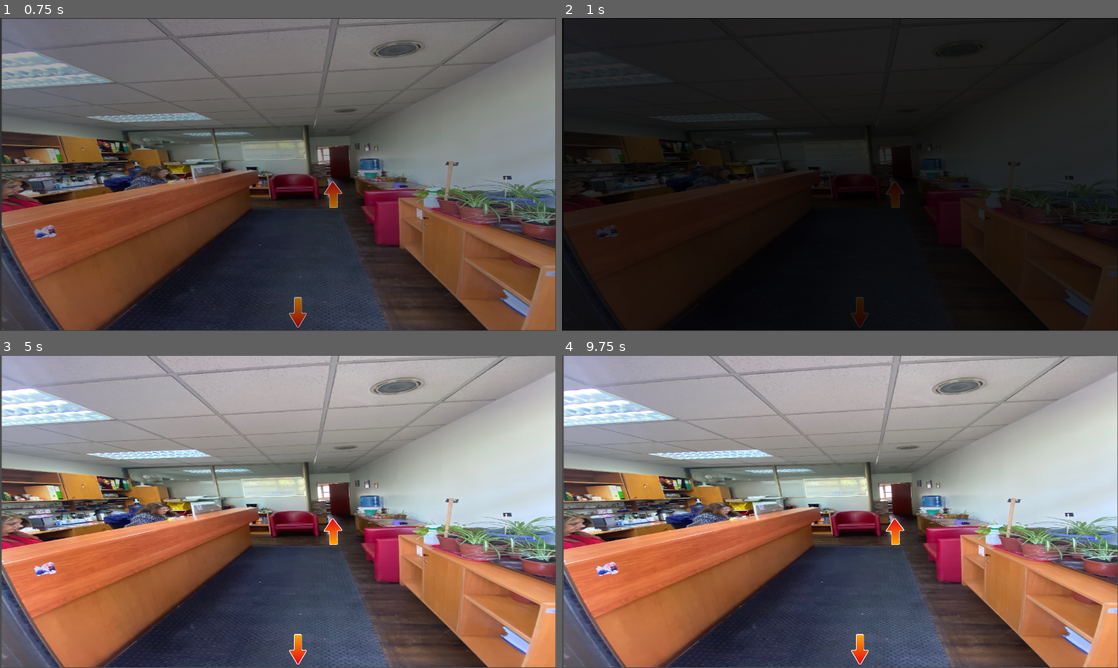
Above: before the commit, frames 1-4 (two rows, left to right).
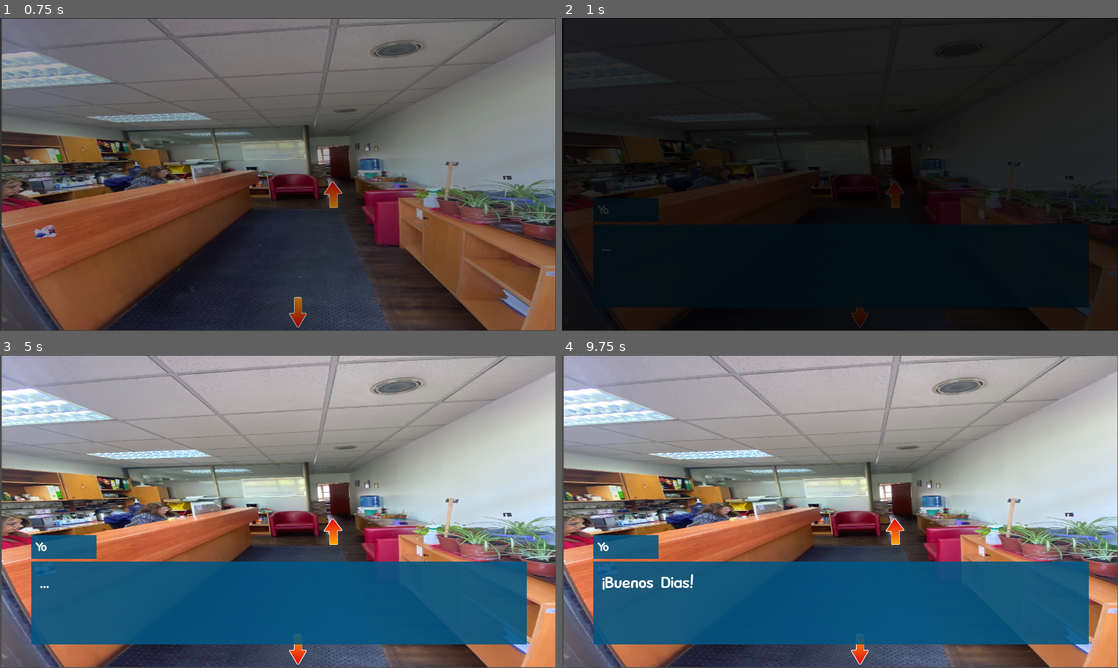
Above: after the commit, the same moments.

Repository: NetworkADN/GBA
Game: Godot game, scene res://Scenes/Escuela/Escuela(entrada).tscn
Two runs of this game, one before a commit and one after it. Both use one fixed random seed, a clock stepped at 60 frames per second and the inputs below. This scene is started directly instead of the project's main scene.
Inputs (mouse positions are in pixels of both pictures, inside the frame that each line leads up to):
- Up to frame 1 (0.75 s): click (300, 312) at 0.5 s
- Up to frame 2 (1 s): no input
- Up to frame 3 (5 s): click (333, 533) at 1.25 s; click (283, 646) at 2 s; click (283, 577) at 2.75 s; click (27, 608) at 3.5 s; click (300, 649) at 4.25 s
- Up to frame 4 (9.75 s): click (895, 533) at 5 s; click (862, 649) at 5.75 s; click (817, 646) at 6.5 s; click (817, 646) at 7.25 s; click (817, 646) at 8 s; click (895, 533) at 8.75 s; tap Enter (ui_accept) at 9.5 s; hold Enter (ui_accept) from 9.53 s (still down)

Frame 1 is identical in both runs. In frame 2, 8.9% of the frame differs, in the area x 5-95%, y 57-93%; in frame 3, 24%; in frame 4, 24%.

Commit message:
add global and escuela

Diff:
--- /dev/null
+++ b/GDTrabajo de titulo/Globals/DialogsFlags.gd
@@ -0,0 +1,12 @@
+extends Node
+
+var escuela = false
+
+# Called when the node enters the scene tree for the first time.
+func _ready():
+	pass # Replace with function body.
+
+
+# Called every frame. 'delta' is the elapsed time since the previous frame.
+func _process(delta):
+	pass
--- a/GDTrabajo de titulo/Scenes/Escuela/Escuela(entrada).tscn
+++ b/GDTrabajo de titulo/Scenes/Escuela/Escuela(entrada).tscn
@@ -1,9 +1,11 @@
-[gd_scene load_steps=9 format=3 uid="uid://b8bmnl0f28b28"]
+[gd_scene load_steps=12 format=3 uid="uid://b8bmnl0f28b28"]
 
 [ext_resource type="Script" path="res://Scripts/escuela(entrada).gd" id="1_g8svj"]
-[ext_resource type="Texture2D" uid="uid://d1ja8jikuh6v4" path="res://Background/Escuela Recepcion.jpg" id="2_sp48y"]
-[ext_resource type="Texture2D" uid="uid://c61jlcmn1kuft" path="res://Assets/arrow_down.png" id="3_atgm8"]
-[ext_resource type="Texture2D" uid="uid://due0ycww4ijgt" path="res://Assets/arrow_up.png" id="4_6m20r"]
+[ext_resource type="Texture2D" uid="uid://d1ja8jikuh6v4" path="res://background/Escuela Recepcion.jpg" id="2_sp48y"]
+[ext_resource type="Texture2D" uid="uid://c61jlcmn1kuft" path="res://assets/arrow_down.png" id="3_atgm8"]
+[ext_resource type="Texture2D" uid="uid://due0ycww4ijgt" path="res://assets/arrow_up.png" id="4_6m20r"]
+[ext_resource type="Script" path="res://Scripts/dialogo_escuela.gd" id="5_l8rb5"]
+[ext_resource type="FontFile" uid="uid://77tm5kpkgub6" path="res://Fonts/comickbook/ComickBook_Simple.ttf" id="6_w04o3"]
 
 [sub_resource type="Animation" id="Animation_i0amt"]
 length = 0.001
@@ -93,6 +95,8 @@
 "fade_out": SubResource("Animation_1tse1")
 }
 
+[sub_resource type="CanvasTexture" id="CanvasTexture_p4hla"]
+
 [node name="Node2D" type="Node2D"]
 script = ExtResource("1_g8svj")
 
@@ -140,6 +144,63 @@
 offset_bottom = 719.0
 color = Color(0, 0, 0, 1)
 
+[node name="caja_dialogo" type="Node2D" parent="."]
+position = Vector2(614, 376)
+
+[node name="Dialogo" type="Sprite2D" parent="caja_dialogo"]
+modulate = Color(0.0862745, 0.956863, 0.956863, 1)
+self_modulate = Color(0.0509804, 0.352941, 0.541176, 0.878431)
+position = Vector2(28.5, 194.5)
+scale = Vector2(1141, 191)
+texture = SubResource("CanvasTexture_p4hla")
+
+[node name="Caja_nombre" type="Node2D" parent="."]
+
+[node name="Nombre" type="Sprite2D" parent="Caja_nombre"]
+modulate = Color(0.0862745, 0.956863, 0.956863, 1)
+self_modulate = Color(0.0509804, 0.352941, 0.541176, 0.878431)
+position = Vector2(66.025, 389.29)
+scale = Vector2(150, 55.299)
+texture = SubResource("CanvasTexture_p4hla")
+offset = Vector2(0.54, 0.94)
+
+[node name="Dialogo_escuela" type="Control" parent="."]
+layout_mode = 3
+anchors_preset = 0
+offset_right = 40.0
+offset_bottom = 40.0
+script = ExtResource("5_l8rb5")
+
+[node name="escuela" type="Control" parent="Dialogo_escuela"]
+anchors_preset = 0
+offset_right = 40.0
+offset_bottom = 40.0
+
+[node name="Dialogo_escuela" type="RichTextLabel" parent="Dialogo_escuela/escuela"]
+layout_mode = 0
+offset_left = 92.0
+offset_top = 500.0
+offset_right = 1166.0
+offset_bottom = 646.0
+theme_override_fonts/normal_font = ExtResource("6_w04o3")
+theme_override_font_sizes/normal_font_size = 32
+bbcode_enabled = true
+
+[node name="nombres" type="Control" parent="Dialogo_escuela"]
+anchors_preset = 0
+offset_right = 40.0
+offset_bottom = 40.0
+
+[node name="caja_nombre" type="RichTextLabel" parent="Dialogo_escuela/nombres"]
+layout_mode = 0
+offset_left = 81.0
+offset_top = 423.0
+offset_right = 224.0
+offset_bottom = 462.0
+theme_override_fonts/normal_font = ExtResource("6_w04o3")
+theme_override_font_sizes/normal_font_size = 24
+bbcode_enabled = true
+
 [connection signal="pressed" from="Button" to="." method="_on_button_pressed"]
 [connection signal="pressed" from="Button2" to="." method="_on_button_2_pressed"]
 [connection signal="animation_finished" from="Transition" to="." method="_on_transition_animation_finished"]
--- /dev/null
+++ b/GDTrabajo de titulo/Scripts/dialogo_escuela.gd
@@ -0,0 +1,72 @@
+extends Control
+# Variables
+var player1 = "Yo"
+var supplayer1 = "Objetivo"
+var sec = "Secretaria"
+var think = "Idea"
+
+var dialog = []  # Lista de diálogos
+var current_line = 0  # Línea actual del diálogo
+
+# Referencias a nodos
+@onready var dialog_box = $"../caja_dialogo"  # Nodo para el cuadro de diálogo
+@onready var name_box = $"../Caja_nombre"  # Nodo para el cuadro del nombre
+@onready var dialog_label = $escuela/Dialogo_escuela  # Nodo para el texto del diálogo
+@onready var name_label = $nombres/caja_nombre  # Nodo para el texto del nombre
+
+func _ready():
+	if DialogsFlags.escuela == false:
+		# Inicializa el diálogo
+		dialog = [
+			think, "Finalmente he llegado a la escuela",
+			player1, "¡Buenos Dias!",
+			player1, "Hablé por telefono hace unos minutos, vengo a buscar la llave de la sala para poder hacer la ayudantía",
+			sec, "¡Hola, buenos dias!",
+			sec, "Si lo recuerdo, pero hay un problema, el ultimo profesor que ocupó la llave aun no la devuelve",
+			sec, "¿Me harías un favor?",
+			player1, "¡Si, porsupuesto!",
+			sec, "¿Por qué no vas y se la pides tu mismo?",
+			sec, "Debería estar en la primera sala del segundo piso en el M3",
+			player1, "Muchas Gracias, ire enseguida"
+		]
+		await get_tree().create_timer(1).timeout
+		dialog_box.visible = true
+		name_box.visible = true
+		dialog_label.visible = true
+		name_label.visible = true
+
+		name_label.bbcode_text = player1
+		dialog_label.bbcode_text = "..."
+
+
+func show_next_line():
+	# Avanza al siguiente diálogo
+	if current_line < dialog.size():
+		name_label.bbcode_text = dialog[current_line]  # Nombre del hablante
+		dialog_label.bbcode_text = dialog[current_line + 1]  # Texto del diálogo
+		current_line += 2  # Avanza al siguiente par (nombre + texto)
+	else:
+		close_dialog_boxes()
+		DialogsFlags.escuela = true
+
+func close_dialog_boxes():
+	# Oculta el cuadro de diálogo y el nombre al terminar
+	dialog_box.visible = false
+	name_box.visible = false
+	dialog_label.visible = false
+	name_label.visible = false
+
+
+
+	# Aquí puedes agregar lógica para iniciar un temporizador o la siguiente fase del juego
+	##start_timer()
+
+func _input(event):
+	# Detecta clic izquierdo o presionar una tecla para avanzar
+	if DialogsFlags.escuela == false:
+		if event.is_action_pressed("ui_accept"):
+			show_next_line()
+
+##func start_timer():
+	# Lógica para iniciar un temporizador (opcional)
+##	print("El tiempo comienza a correr.")
--- a/GDTrabajo de titulo/Scripts/escuela(entrada).gd
+++ b/GDTrabajo de titulo/Scripts/escuela(entrada).gd
@@ -3,10 +3,17 @@
 @onready var transition = $Transition
 
 var next_scene = ""
-
+@onready var dialog_box = $caja_dialogo  # Nodo para el cuadro de diálogo
+@onready var name_box = $Caja_nombre  # Nodo para el cuadro del nombre
+@onready var dialog_label = $Dialogo_escuela/escuela/Dialogo_escuela # Nodo para el texto del diálogo
+@onready var name_label = $Dialogo_escuela/nombres/caja_nombre  # Nodo para el texto del nombre
 
 # Called when the node enters the scene tree for the first time.
 func _ready() -> void:
+	dialog_box.visible = false
+	name_box.visible = false
+	dialog_label.visible = false
+	name_label.visible = false
 	transition.play("fade_in")
 
 
--- a/GDTrabajo de titulo/project.godot
+++ b/GDTrabajo de titulo/project.godot
@@ -19,6 +19,7 @@
 
 AudioManager="*res://Scenes/Audio/audio_manager.tscn"
 AudioPlayer="*res://Scenes/Audio/audio_player.tscn"
+DialogsFlags="*res://Globals/DialogsFlags.gd"
 
 [display]
 
Not shown, changed: GDTrabajo de titulo/Background/Fondo Menu.jpg.import
Not shown, changed: GDTrabajo de titulo/assets/arrow_down.png.import
Not shown, changed: GDTrabajo de titulo/assets/arrow_left.png.import
Not shown, changed: GDTrabajo de titulo/assets/arrow_right.png.import
Not shown, changed: GDTrabajo de titulo/assets/arrow_up.png.import
Not shown, changed: GDTrabajo de titulo/background/Anuncios Escuela.jpg.import
Not shown, changed: GDTrabajo de titulo/background/Biblioteca.jpg.import
Not shown, changed: GDTrabajo de titulo/background/Cajon (Abierto).jpg.import
Not shown, changed: GDTrabajo de titulo/background/Cajon (Cerrado).jpg.import
Not shown, changed: GDTrabajo de titulo/background/Casillero (Abierto).jpg.import
Not shown, changed: GDTrabajo de titulo/background/Casillero (cerrado).jpg.import
Not shown, changed: GDTrabajo de titulo/background/Casino (mesa).jpg.import
(and 36 more such lines)
